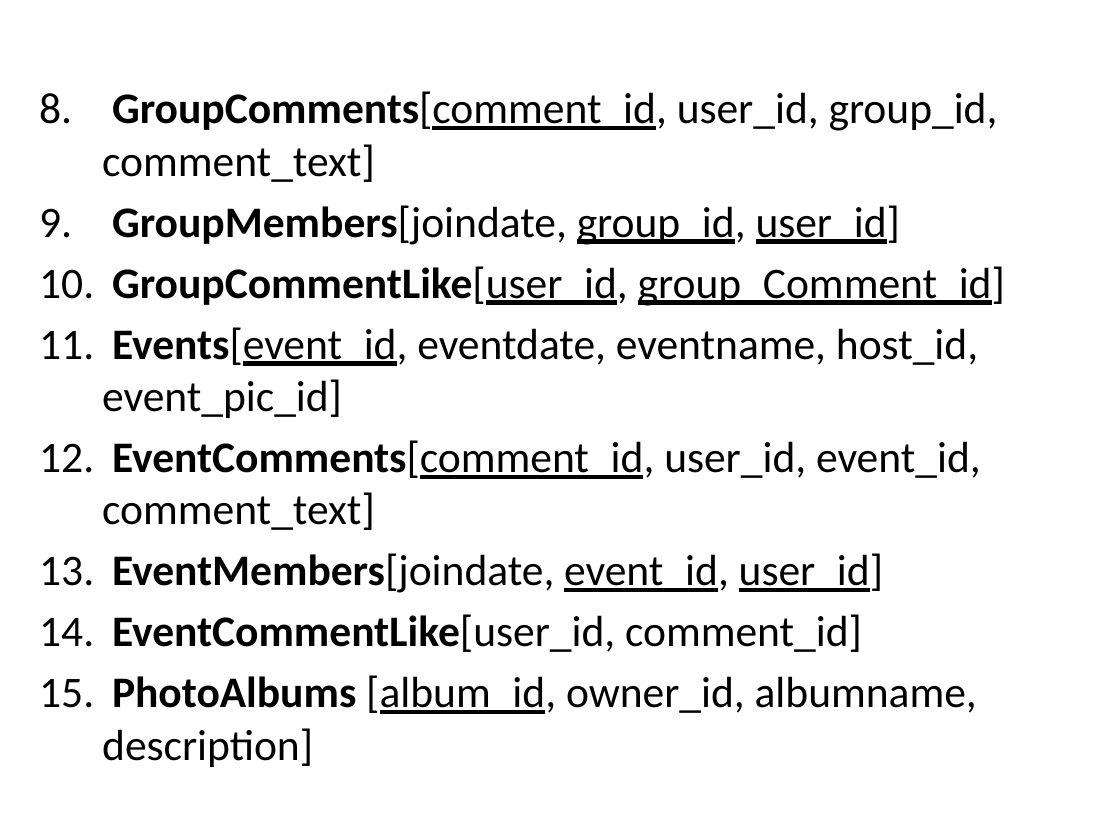
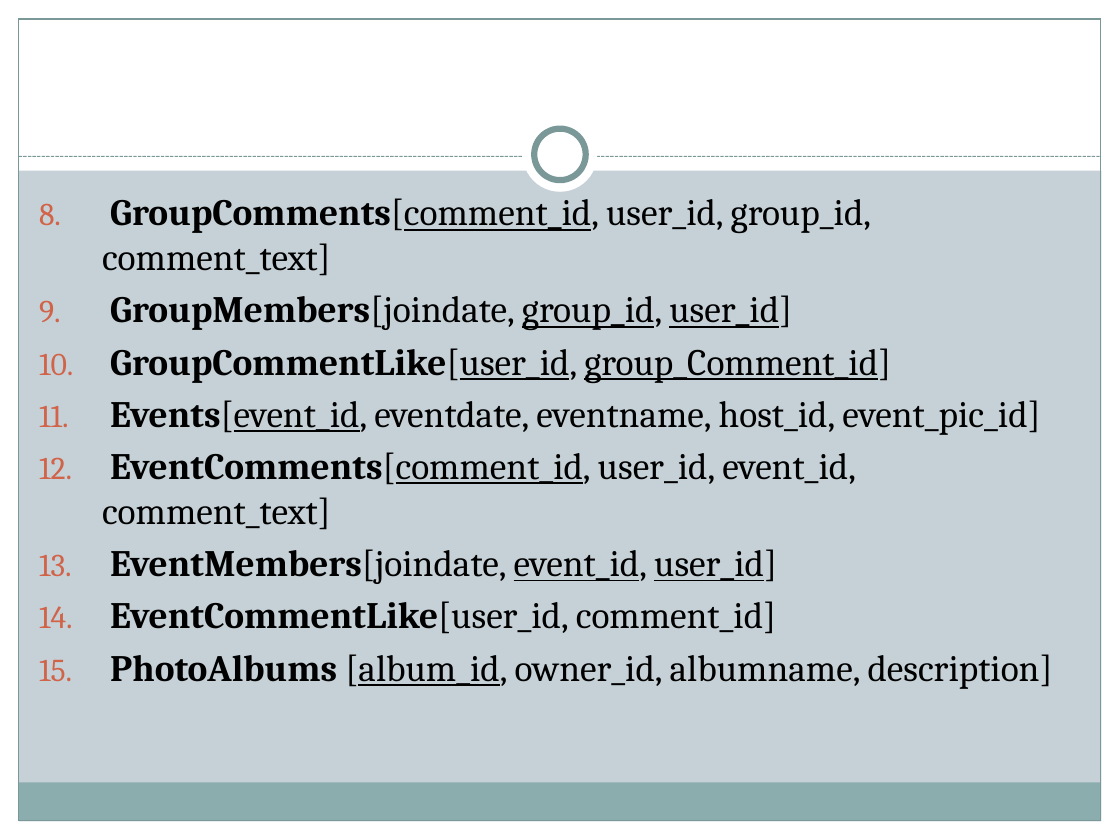
Before and after one commit to gwalda19/hairy-wookie, a slide deck: slide 14 of Minibase/FinalProject/FinalPresentation.pptx. Drawn at 1120x840 pixels with LibreOffice and Linux fonts; fonts in the diff are those of the drawing. Boxes give left, top, right and bottom in pixels: in the first picture for what was removed or moved away, otherwise in the second. Text is boxed around its words. In the diff, an @@ line names an element or a change of style, - is before the commit and + after.

```diff
--- a/Minibase/FinalProject/FinalPresentation.pptx
+++ b/Minibase/FinalProject/FinalPresentation.pptx
@@ background #FFFFFF to #C5D1D7 @@
@@ rectangle added at bbox=[0, 0, 1120, 170], fill #FFFFFF @@
@@ rectangle added at bbox=[0, 0, 19, 840], fill #FFFFFF @@
@@ rectangle added at bbox=[19, 19, 1101, 821], outline #7C999A 0.75 pt @@
@@ rectangle added at bbox=[1101, 0, 1120, 840], fill #FFFFFF @@
@@ ellipse added at bbox=[523, 118, 598, 193], fill #FFFFFF @@
@@ ellipse added at bbox=[534, 129, 586, 180], fill #FFFFFF, outline #7C999A 4 pt @@
@@ line added from (19, 157) to (1101, 157), #7C999A 0.75 pt dashed @@
@@ text "GroupComments[comment_id, user_id, group_id, comment_text]": place and size @@
-text "GroupComments[comment_id, user_id, group_id, comment_text]" at bbox=[102, 91, 1005, 767]
+text "GroupComments[comment_id, user_id, group_id, comment_text]" at bbox=[102, 191, 1053, 689]
@@ text "GroupComments[comment_id, user_id, group_id, comment_text]" at bbox=[102, 191, 1053, 689]: size 28 to 24 pt, font Calibri to Cambria @@
@@ rectangle added at bbox=[18, 783, 1100, 821], fill #8CADAE @@
@@ rectangle added at bbox=[0, 821, 1120, 840], fill #FFFFFF @@
```
Also in this commit, not shown: 12 other slides changed, 8 slides added, 6 slides removed.
